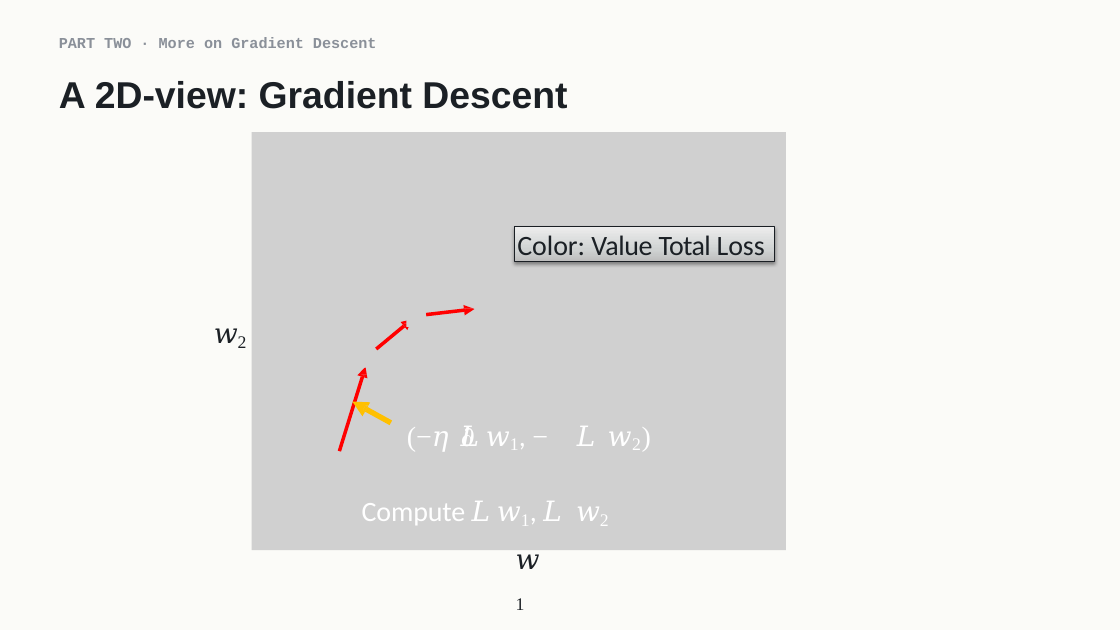
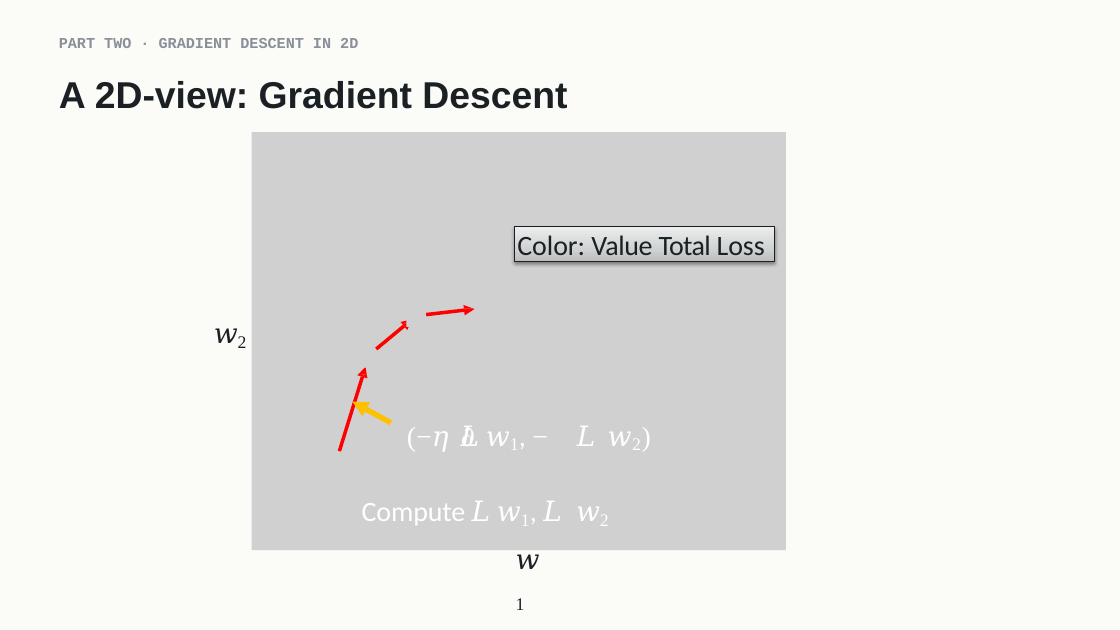
Before and after one commit to indigobio/msacl_dl_course, a slide deck: slide 9 of slides/pptx/lecture02_training.pptx. Drawn at 1120x630 pixels with LibreOffice and Linux fonts; fonts in the diff are those of the drawing; grey boxes stand for pictures. Boxes give left, top, right and bottom in pixels: in the first picture for what was removed or moved away, otherwise in the second. Text is boxed around its words. In the diff, an @@ line names an element or a change of style, - is before the commit and + after.

```diff
--- a/slides/pptx/lecture02_training.pptx
+++ b/slides/pptx/lecture02_training.pptx
@@ text at [59, 38, 358, 48]: text changed @@
-PART TWO · More on Gradient Descent
+PART TWO · GRADIENT DESCENT IN 2D
```
Also in this commit, not shown: 2 other slides changed, 15 other files.
